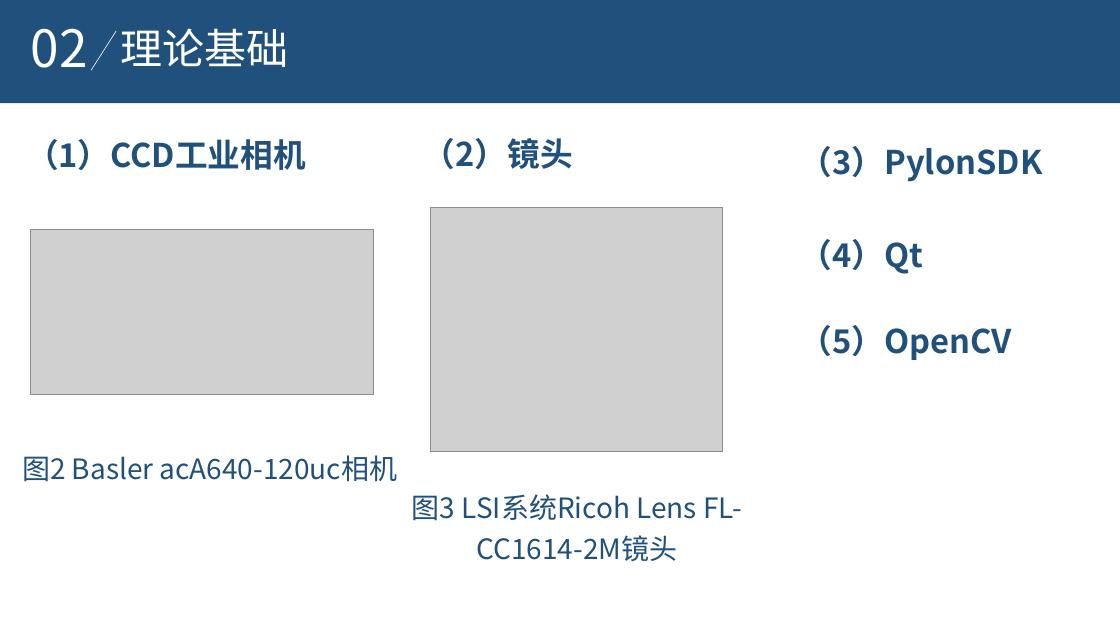
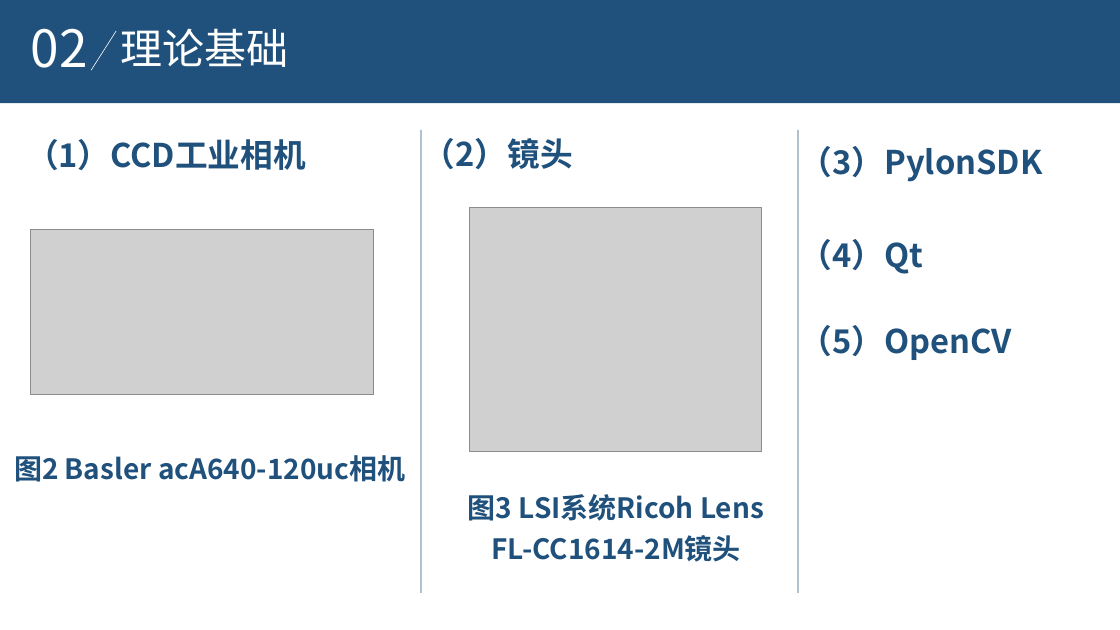
Before and after one commit to aihes/PylonCamera, a slide deck: slide 4 of paper/激光散斑系统CCD相机数据采集控制软件设计.ppt. Drawn at 1120x630 pixels with LibreOffice and Linux fonts; fonts in the diff are those of the drawing; grey boxes stand for pictures; background and template pictures are left out. Boxes give left, top, right and bottom in pixels: in the first picture for what was removed or moved away, otherwise in the second. Text is boxed around its words. In the diff, an @@ line names an element or a change of style, - is before the commit and + after.

```diff
--- a/paper/激光散斑系统CCD相机数据采集控制软件设计.ppt
+++ b/paper/激光散斑系统CCD相机数据采集控制软件设计.ppt
@@ line added from (421, 130) to (421, 593), #20517C 0.74 pt @@
@@ line added from (798, 130) to (798, 593), #20517C 0.74 pt @@
@@ picture: place and size @@
-picture at (431, 207, 723, 452)
+picture at (469, 207, 761, 452)
@@ text "图2 Basler acA640-120uc相机" at (14, 455, 405, 482): bold on @@
@@ text "图3 LSI系统Ricoh Lens FL-CC1614-2M镜头" at (468, 494, 764, 562): bold on @@
@@ text "图3 LSI系统Ricoh Lens FL-CC1614-2M镜头": place and size @@
-text "图3 LSI系统Ricoh Lens FL-CC1614-2M镜头" at (412, 494, 742, 562)
+text "图3 LSI系统Ricoh Lens FL-CC1614-2M镜头" at (468, 494, 764, 562)
```
Also in this commit, not shown: 10 other slides changed.
